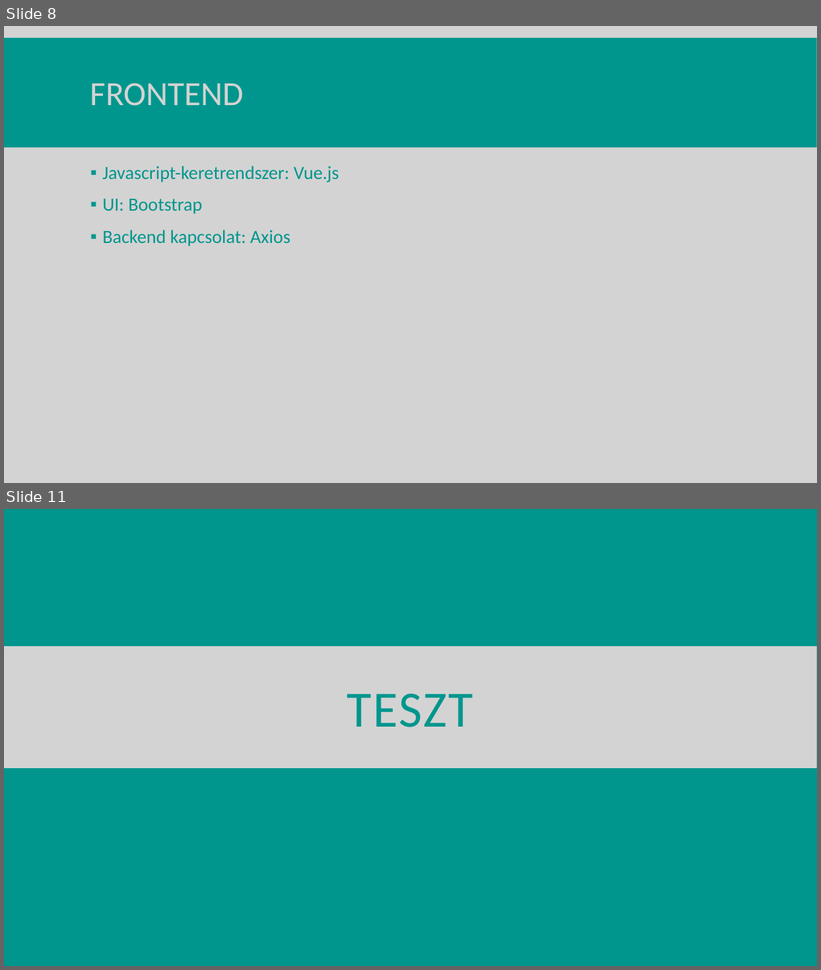
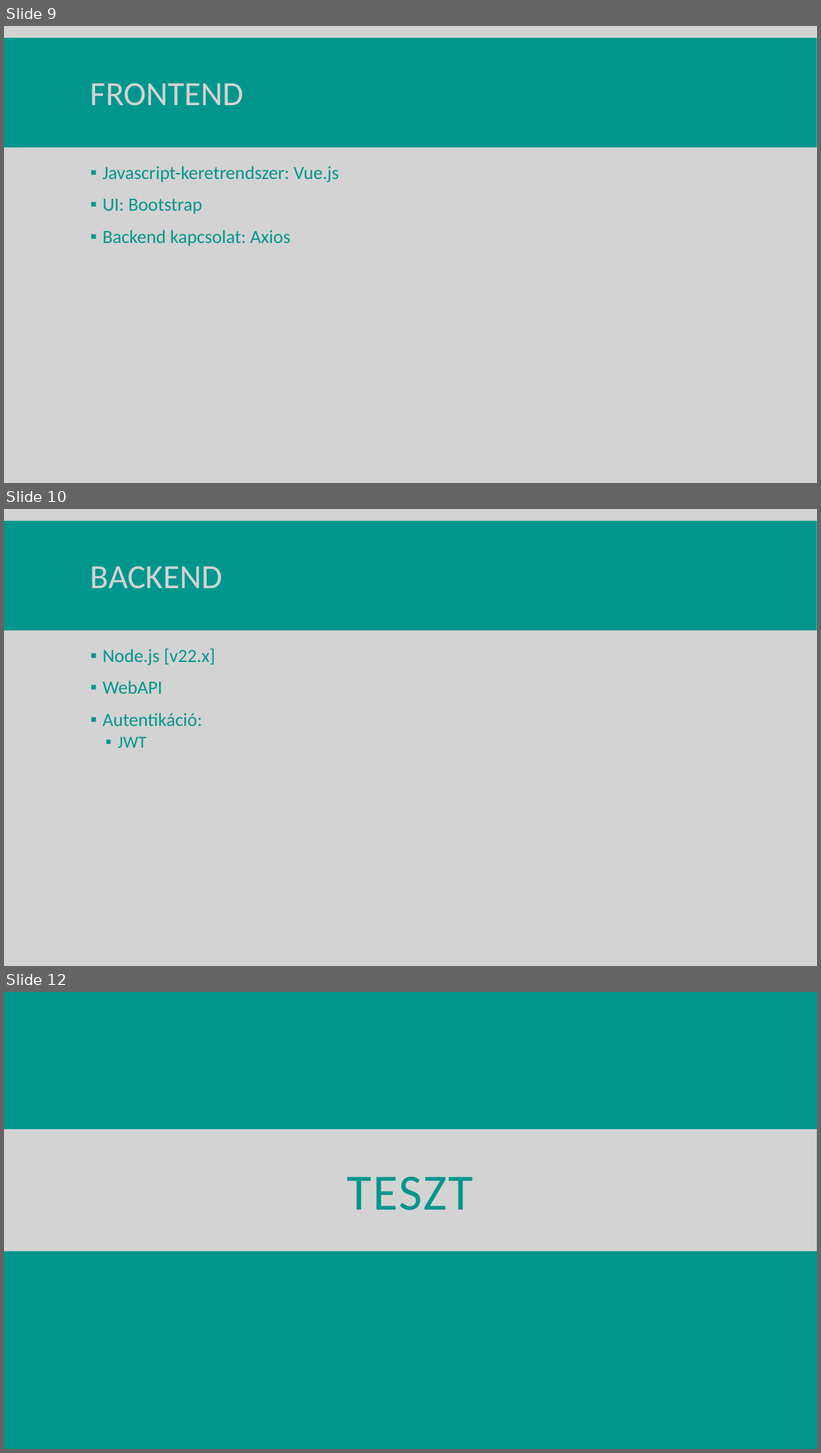
Before and after one commit to Decse1/13_S1_7_vizsgaremek, a slide deck: szerkesztendo_dokumentumok/prezentacio_REKA.pptx. Shown one above the other, each under a label of ours: slides 8 and 11 before the commit, slides 9, 10 and 12 after it; the slides between them are not shown. The pictures are 821x970 and 821x1453 pixels, drawn with LibreOffice and Linux fonts; fonts in the diff are those of the drawing. Boxes give left, top, right and bottom in pixels: in the first picture for what was removed or moved away, otherwise in the second. Text is boxed around its words. In the diff, an @@ line names an element or a change of style, - is before the commit and + after.

```diff
--- a/szerkesztendo_dokumentumok/prezentacio_REKA.pptx
+++ b/szerkesztendo_dokumentumok/prezentacio_REKA.pptx
@@ slide 10 added at bbox=[4, 509, 817, 966], background #D3D3D3; not listed: 1 template element that a slide beside it also shows @@
@@ title added at bbox=[90, 566, 222, 589], 40 pt, text #D3D3D3 @@
+BACKEND
@@ text added at bbox=[102, 648, 215, 748], 22 pt, text #00968D @@
+▪ Node.js [v22.x]
+▪ WebAPI
+▪ Autentikáció:
+  ▪ JWT
@@ what was slide 8 is now slide 9 @@
@@ what was slide 11 is now slide 12 @@
```
Also in this commit, not shown: 3 slides changed, 6 other slides added, 3 slides removed.
